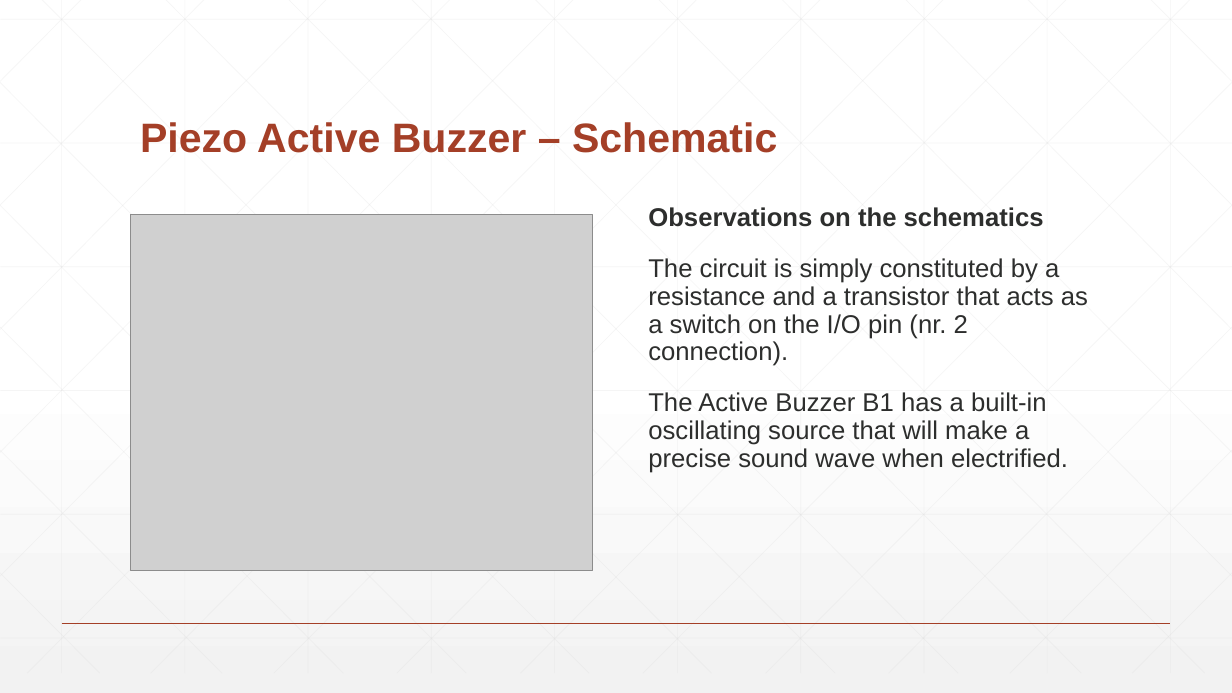
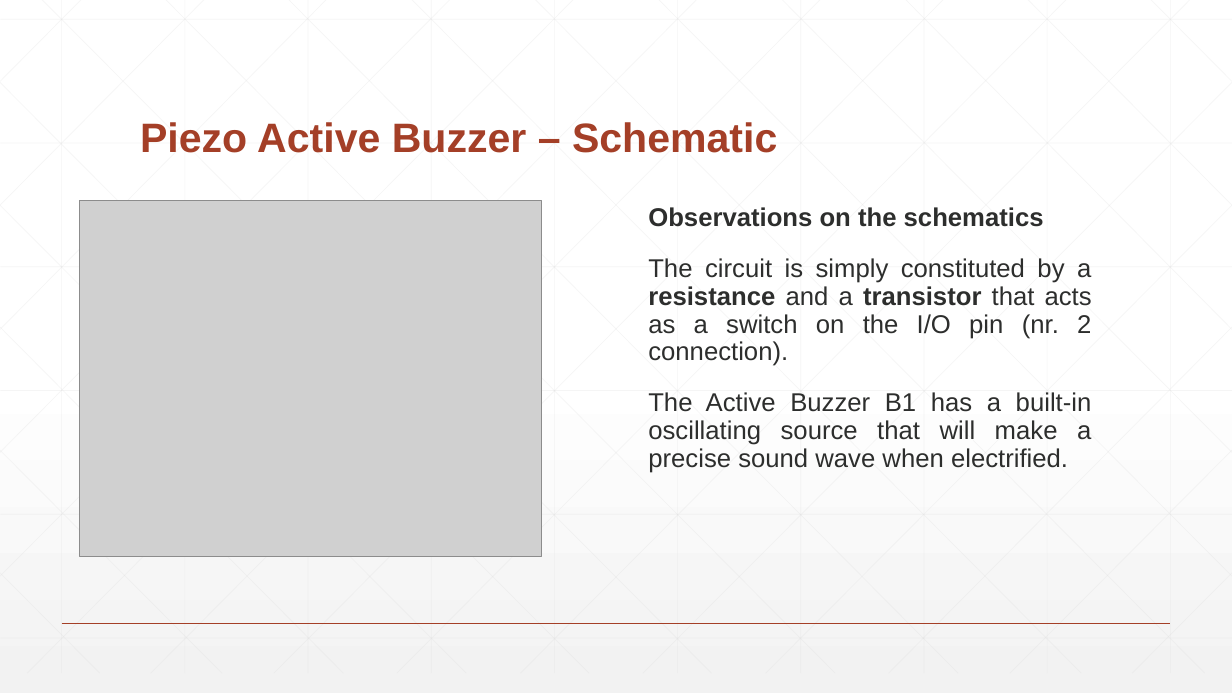
Before and after one commit to filippocastelli/uolli, a slide deck: slide 8 of Hardware_description.pptx. Drawn at 1232x693 pixels with LibreOffice and Linux fonts; fonts in the diff are those of the drawing; grey boxes stand for pictures. Boxes give left, top, right and bottom in pixels: in the first picture for what was removed or moved away, otherwise in the second. Text is boxed around its words. In the diff, an @@ line names an element or a change of style, - is before the commit and + after.

```diff
--- a/Hardware_description.pptx
+++ b/Hardware_description.pptx
@@ picture: place and size @@
-picture at (131,214,593,570)
+picture at (79,201,542,556)
@@ text "Observations on the schematics" at (648,207,1092,473): bold on in "resistance transistor"; alignment left to justified @@
```
Also in this commit, not shown: 14 other slides changed.
